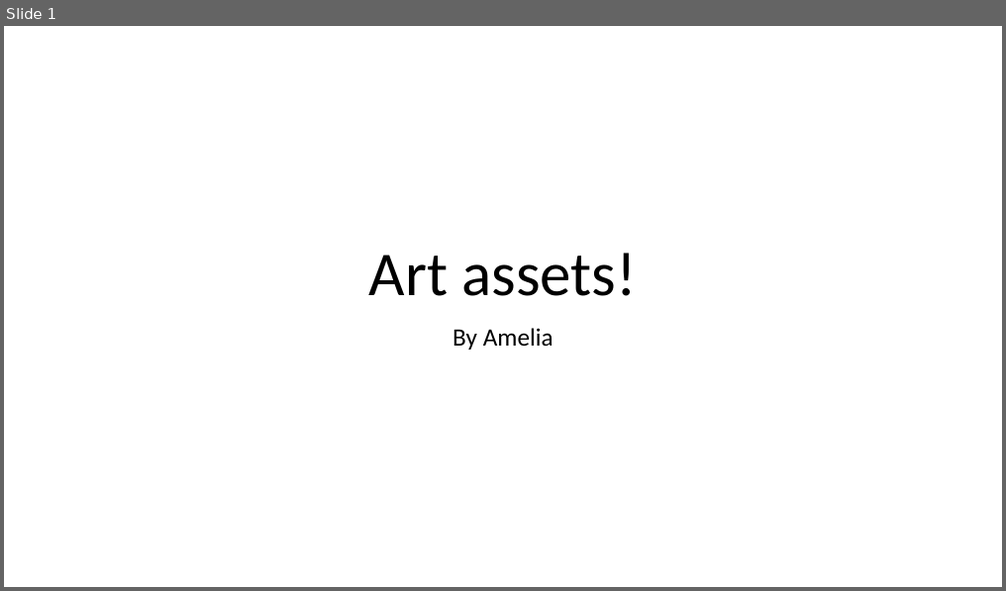
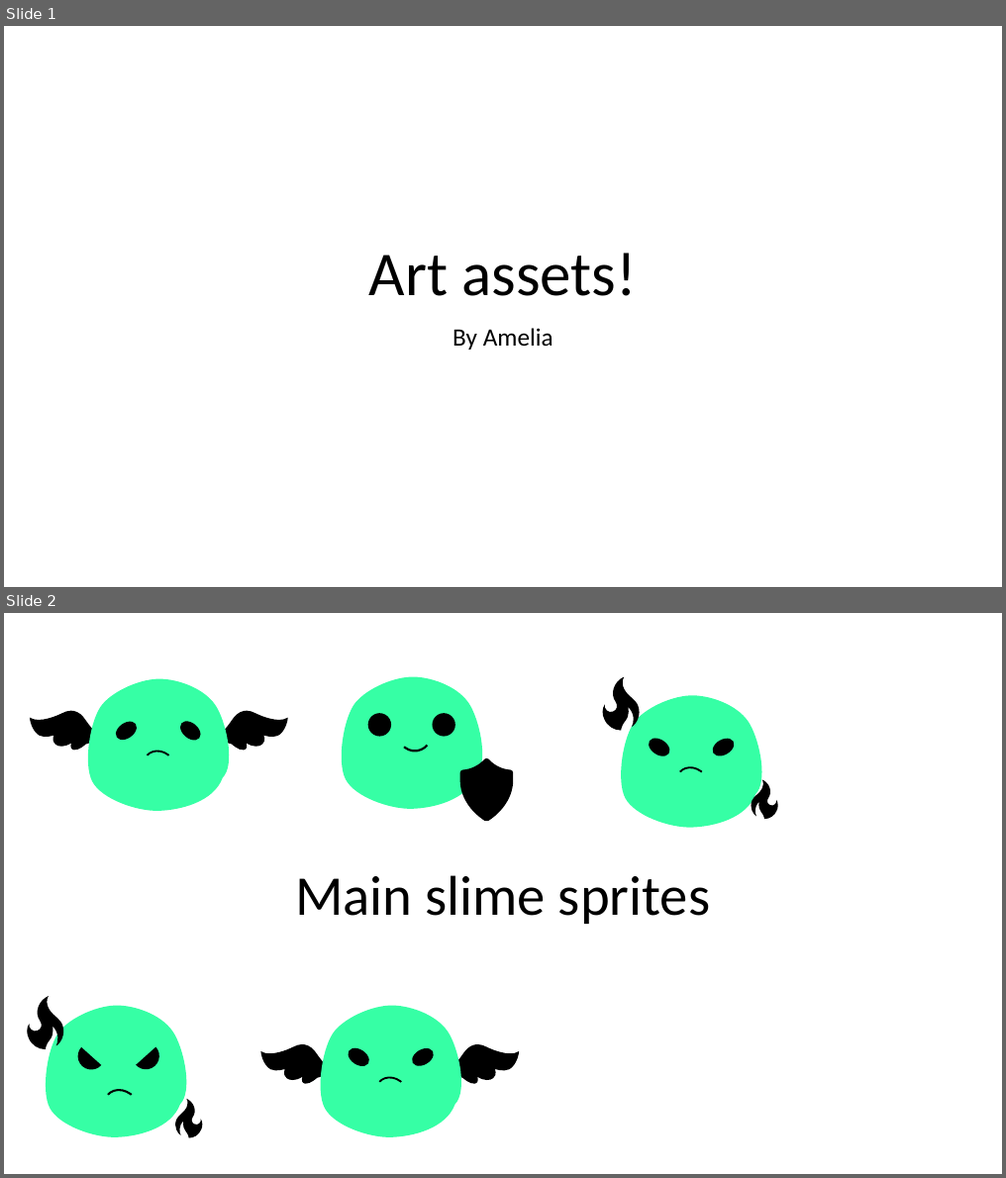
Before and after one commit to AmeliaTYR/SlimeFighter, a slide deck: otherFiles/art.pptx. Shown one above the other, each under a label of ours: slide 1 before the commit, slides 1 and 2 after it. The pictures are 1006x591 and 1006x1178 pixels, drawn with LibreOffice and Linux fonts; fonts in the diff are those of the drawing. Boxes give left, top, right and bottom in pixels: in the first picture for what was removed or moved away, otherwise in the second. Text is boxed around its words. In the diff, an @@ line names an element or a change of style, - is before the commit and + after.

```diff
--- a/otherFiles/art.pptx
+++ b/otherFiles/art.pptx
@@ slide 2 added at <box>4,613,1002,1174</box>, background #FFFFFF @@
@@ freeform shape added at <box>342,676,482,808</box>, fill #36FFA5 @@
@@ freeform shape added at <box>603,676,640,730</box>, fill #000000 @@
@@ freeform shape added at <box>621,695,761,827</box>, fill #36FFA5 @@
@@ freeform shape added at <box>30,711,95,751</box>, fill #000000 @@
@@ freeform shape added at <box>222,711,288,751</box>, fill #000000 @@
@@ ellipse added at <box>368,713,391,737</box>, fill #000000 @@
@@ arch (boxed as its full ring) added at <box>391,711,440,760</box>, fill #000000 @@
@@ ellipse added at <box>433,713,455,737</box>, fill #000000 @@
@@ group added at <box>88,679,229,811</box>: 2 ellipses, 1 freeform shape, 1 arch (boxed as its full ring) @@
@@ freeform shape added at <box>460,759,513,821</box>, fill #000000 @@
@@ ellipse added at <box>646,735,673,760</box>, fill #000000 @@
@@ arch (boxed as its full ring) added at <box>670,761,716,805</box>, fill #000000 @@
@@ ellipse added at <box>710,735,738,760</box>, fill #000000 @@
@@ freeform shape added at <box>751,780,778,820</box>, fill #000000 @@
@@ text added at <box>295,875,710,924</box>, 54 pt, text #000000 @@
+Main slime sprites
@@ freeform shape added at <box>27,996,63,1050</box>, fill #000000 @@
@@ freeform shape added at <box>46,1006,186,1138</box>, fill #36FFA5 @@
@@ freeform shape added at <box>321,1006,461,1138</box>, fill #36FFA5 @@
@@ chord (boxed as its full ellipse) added at <box>72,1038,111,1076</box>, fill #000000 @@
@@ chord (boxed as its full ellipse) added at <box>127,1037,165,1075</box>, fill #000000 @@
@@ freeform shape added at <box>260,1045,327,1084</box>, fill #000000 @@
@@ ellipse added at <box>345,1045,372,1070</box>, fill #000000 @@
@@ ellipse added at <box>409,1046,437,1070</box>, fill #000000 @@
@@ freeform shape added at <box>453,1045,519,1084</box>, fill #000000 @@
@@ arch (boxed as its full ring) added at <box>97,1082,147,1131</box>, fill #000000 @@
@@ arch (boxed as its full ring) added at <box>369,1070,415,1115</box>, fill #000000 @@
@@ freeform shape added at <box>175,1099,202,1139</box>, fill #000000 @@
```
Also in this commit, not shown: 6 other slides added, 1 slide removed, 8 other files.
